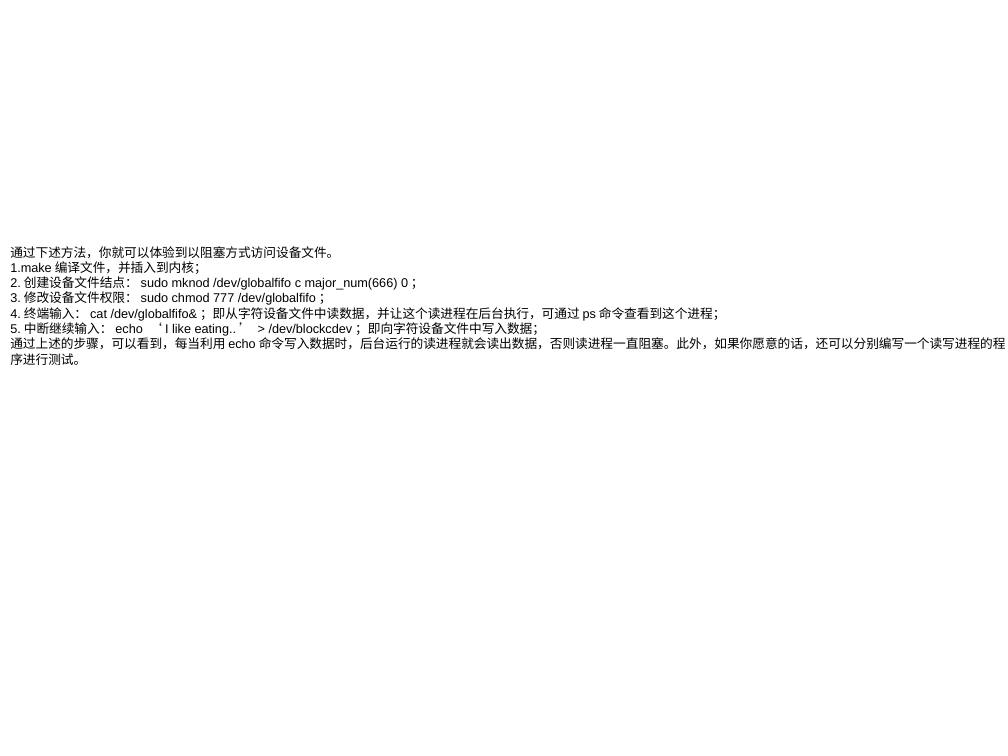
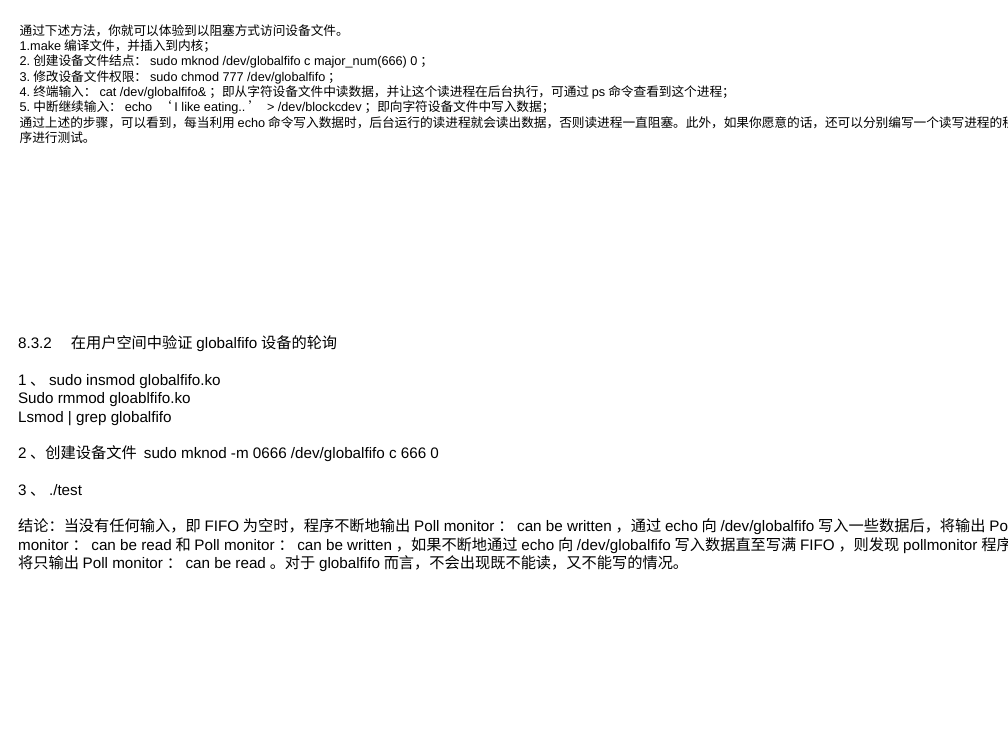
Before and after one commit to liyingfei142118/learn_archive, a slide deck: slide 1 of globalfifo/globalfifo调试.odp. Drawn at 1008x756 pixels with LibreOffice and Linux fonts; fonts in the diff are those of the drawing. Boxes give left, top, right and bottom in pixels: in the first picture for what was removed or moved away, otherwise in the second. Text is boxed around its words. In the diff, an @@ line names an element or a change of style, - is before the commit and + after.

```diff
--- a/globalfifo/globalfifo调试.odp
+++ b/globalfifo/globalfifo调试.odp
@@ text "通过下述方法，你就可以体验到以阻塞方式访问设备文件。" rewrapped from (x1=10, y1=246, x2=1006, y2=365) to (x1=20, y1=24, x2=1008, y2=143) @@
@@ text added at (x1=18, y1=335, x2=985, y2=570), 12 pt, text #000000 @@
+8.3.2 在用户空间中验证globalfifo设备的轮询
+1、sudo insmod globalfifo.ko
+Sudo rmmod gloablfifo.ko
+Lsmod | grep globalfifo
+2、创建设备文件 sudo mknod -m 0666 /dev/globalfifo c 666 0
+3、./test
+结论：当没有任何输入，即FIFO为空时，程序不断地输出Poll monitor：can be written，通过echo向/dev/globalfifo写入一些数据后，将输出Poll monitor：can be read和Poll monitor：can be written，如果不断地通过echo向/dev/globalfifo写入数据直至写满FIFO，则发现pollmonitor程序将只输出Poll monitor：can be read。对于globalfifo而言，不会出现既不能读，又不能写的情况。
```
Also in this commit, not shown: 1 other file.
